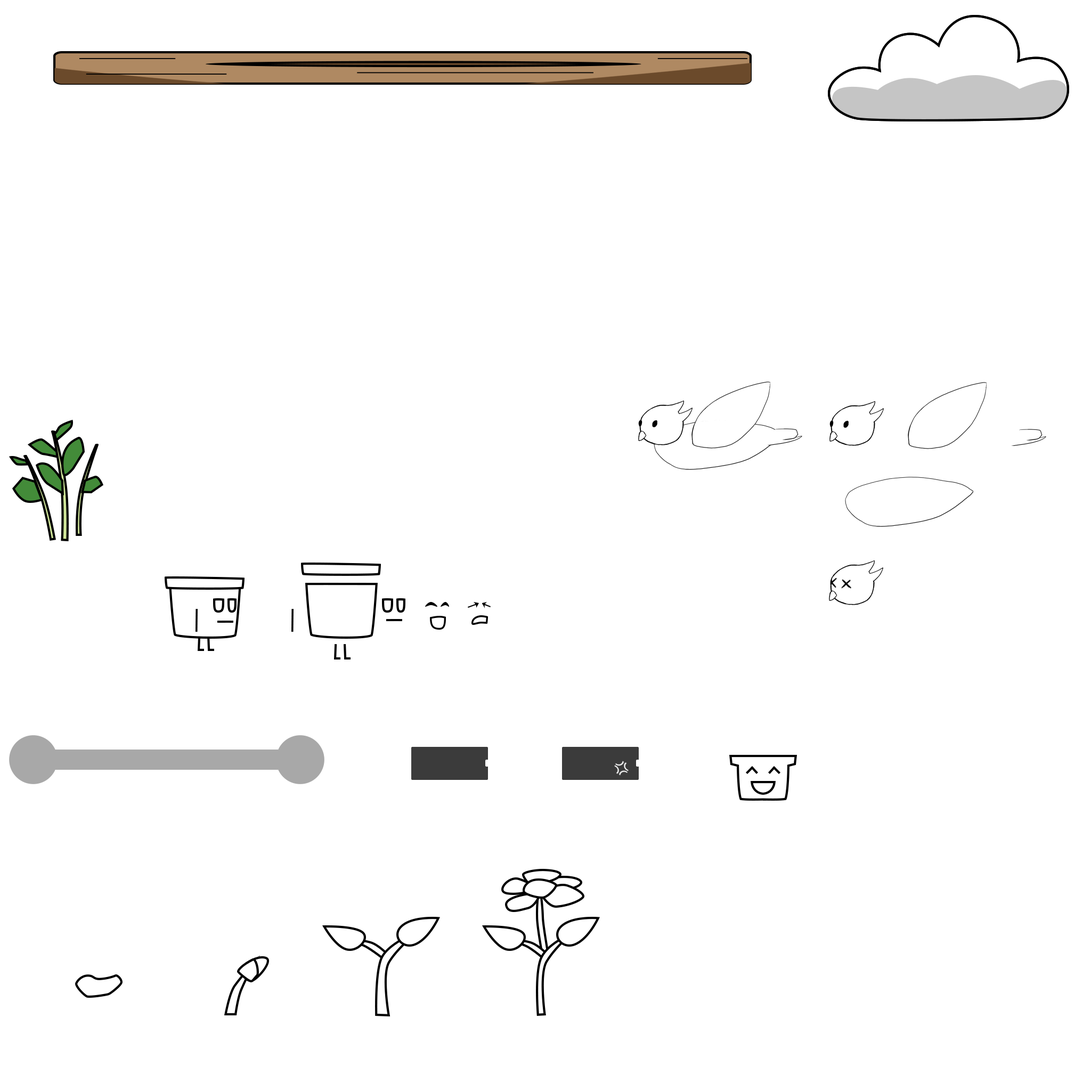
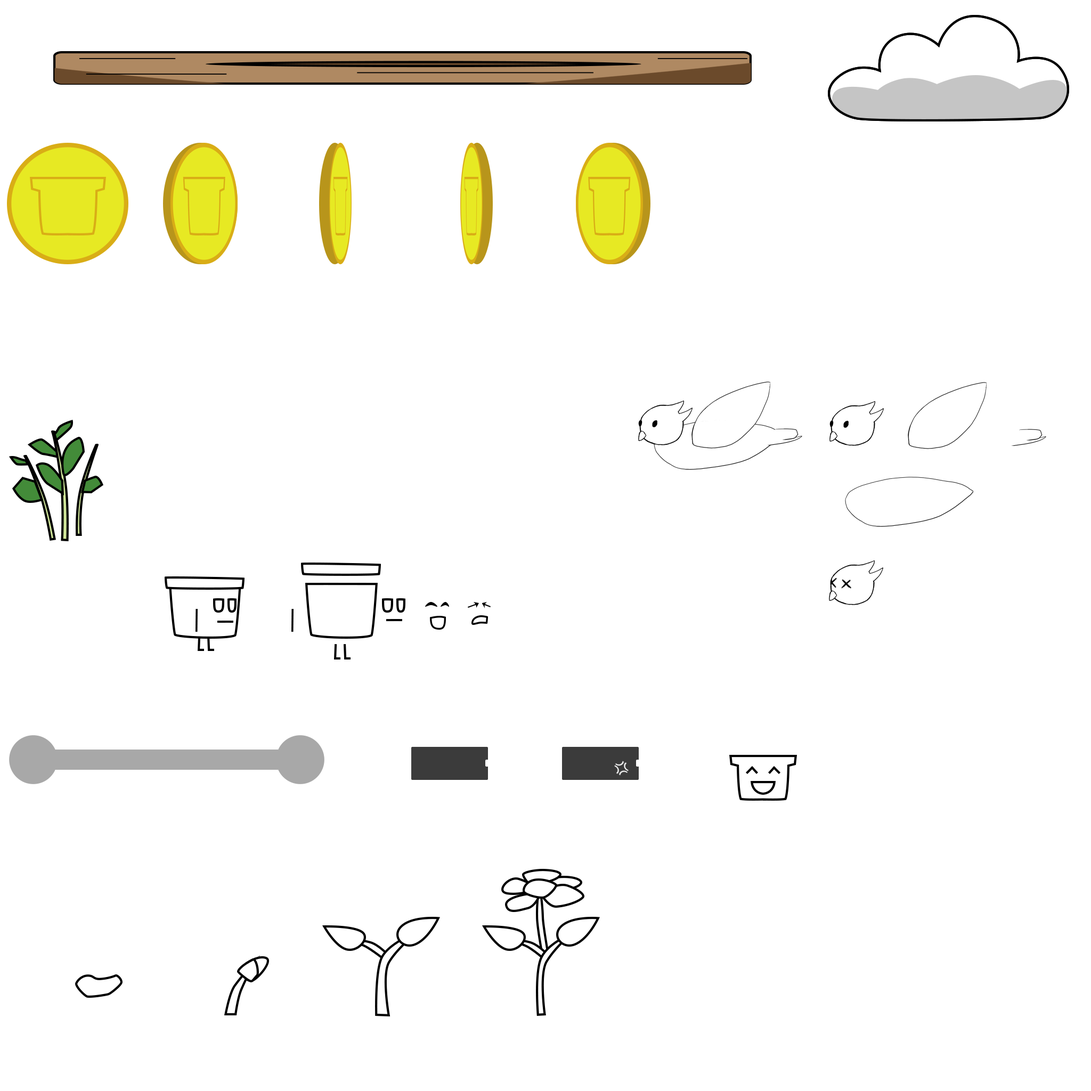
Comparing the layer stacks of the two 1091px x 1091px images. Changes:
added group "Coins" with 16 layers above "UI" over (6, 142, 651, 265)
added group "Coin1" with 5 layers in group "Coins" over (6, 142, 129, 265)
added group "Design" with 3 layers in group "Coin1" over (29, 176, 107, 236)
added group "Parts" (1st of 3, in "Coins" › "Coin1" › "Design") with 2 layers in group "Design" over (29, 176, 107, 236)
added layer "Shape 36 copy" in group "Parts" over (68, 176, 107, 236)
added layer "Shape 36" (1st of 2, in "Coins" › "Coin1" › "Design" › "Parts") in group "Parts" over (29, 176, 72, 236)
added layer "Ellipse 3" in group "Coin1" over (6, 142, 129, 265)
added group "Coin2" with 2 layers in group "Coins" over (163, 142, 238, 265)
added layer "Coin1 copy 2" (1st of 2, in "Coins" › "Coin2") in group "Coin2" over (170, 142, 238, 265)
added layer "Ellipse 3 copy" in group "Coin2" over (163, 142, 238, 265)
added group "Coin3" with 2 layers in group "Coins" over (319, 142, 352, 265)
added layer "Coin1 copy 3" (1st of 2, in "Coins" › "Coin3") in group "Coin3" over (329, 142, 352, 265)
added layer "Ellipse 3 copy 2" in group "Coin3" over (319, 142, 351, 265)
added group "Coin3 copy" with 1 layers in group "Coins" over (460, 142, 493, 265)
added layer "Coin1 copy 3" (2nd of 2, in "Coins" › "Coin3 copy") in group "Coin3 copy" over (460, 142, 493, 265)
added group "Coin4" with 1 layers in group "Coins" over (576, 142, 651, 265)
added layer "Coin1 copy 2" (2nd of 2, in "Coins" › "Coin4") in group "Coin4" over (576, 142, 651, 265)
